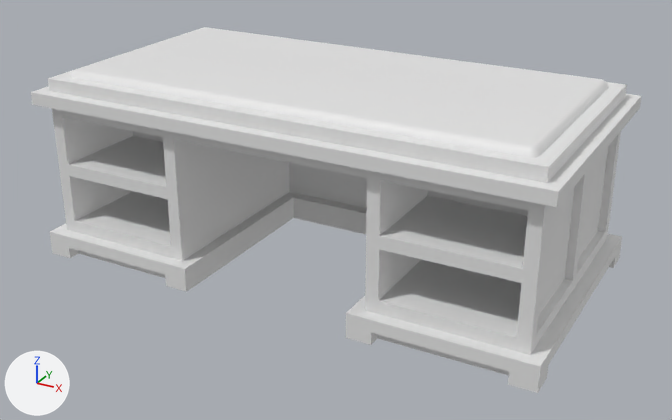
The FBX model Assets/Content/3Dmodels/Props/Furniture/StudyRooms/Rich/3Dmodel_Props_Furniture_StudyRoom_Rich.fbx: old version first, new version second.
Camera for both pictures: a 50 mm lens placed at (1.692, -3.061, 1.741), pointed at (0.037, -0.052, 0.236). The axes (+X, +Y, +Z) are drawn at lower left. The lights are the same throughout. The first picture is the older version. Where no turn or scale is listed for an object, it has been applied to the vertices.

Script lines for the objects in view, before the commit:
```python
me_prop_furniture_studyroom_rich_table_001 = bpy.data.meshes.new('Prop_Furniture_StudyRoom_Rich_Table.001')
me_prop_furniture_studyroom_rich_table_001.from_pydata(...)  # 260 vertices, 282 faces; spans x -1.05..1.05, y -0.55..0.55, z 0.0..0.78
ob_prop_furniture_studyroom_rich_table = bpy.data.objects.new('Prop_Furniture_StudyRoom_Rich_Table', me_prop_furniture_studyroom_rich_table_001)
ob_prop_furniture_studyroom_rich_table.location = (0.0, 0.0, 0.0)
```
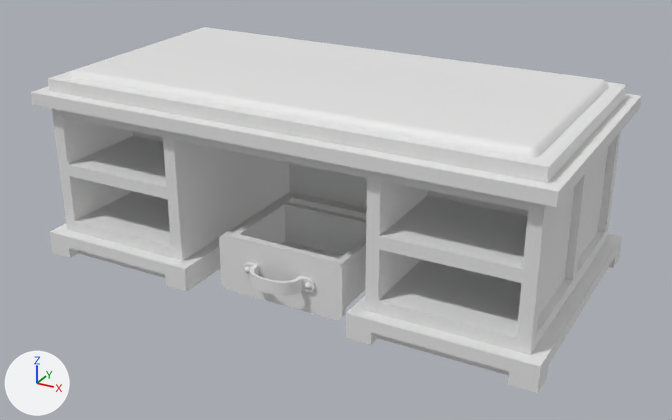
Patch to the scene script:
```diff
--- a/Assets/Content/3Dmodels/Props/Furniture/StudyRooms/Rich/3Dmodel_Props_Furniture_StudyRoom_Rich.fbx.py
+++ b/Assets/Content/3Dmodels/Props/Furniture/StudyRooms/Rich/3Dmodel_Props_Furniture_StudyRoom_Rich.fbx.py
@@ me_prop_furniture_studyroom_rich_table_drawer_001 @@
+me_prop_furniture_studyroom_rich_table_drawer_001.from_pydata(...)  # 136 vertices, 111 faces; spans x -0.27..0.27, y -0.521..0.0, z -0.02..0.22
@@ ob_prop_furniture_studyroom_rich_table_drawer @@
+ob_prop_furniture_studyroom_rich_table_drawer = bpy.data.objects.new('Prop_Furniture_StudyRoom_Rich_Table_Drawer', me_prop_furniture_studyroom_rich_table_drawer_001)
+ob_prop_furniture_studyroom_rich_table_drawer.location = (0.0, 0.0, 0.0)
```

Boxes (x1, y1, x2, y2) around the edits, measured in the pictures (672 x 420 px):
'Prop_Furniture_StudyRoom_Rich_Table_Drawer', added: after (219, 200, 366, 320)
